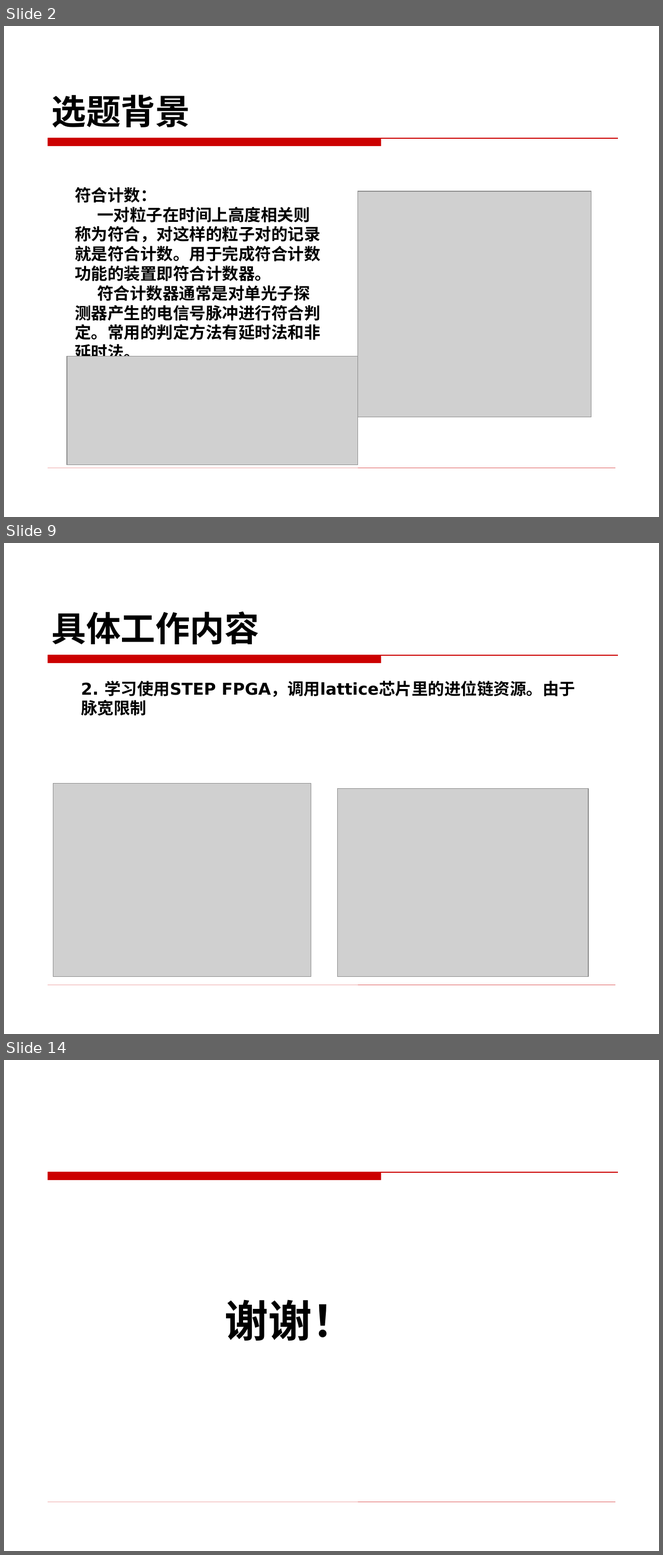
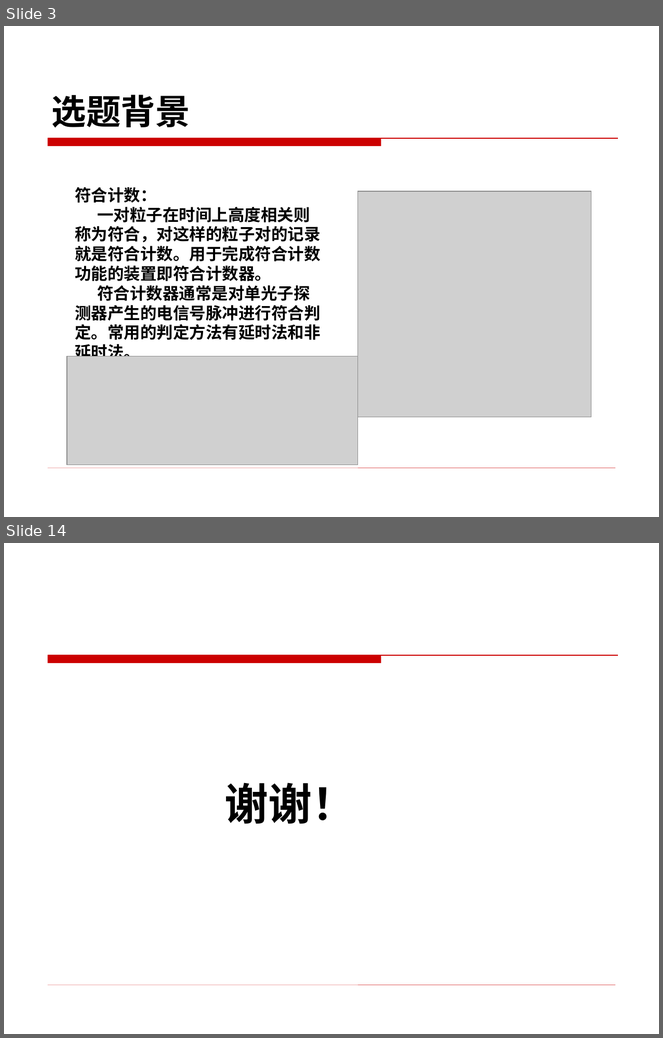
Before and after one commit to BevisGX/git, a slide deck: 开题PPT_宾光祥.ppt. Shown one above the other, each under a label of ours: slides 2, 9 and 14 before the commit, slides 3 and 14 after it; the slides between them are not shown. The pictures are 663x1555 and 663x1038 pixels, drawn with LibreOffice and Linux fonts; fonts in the diff are those of the drawing; grey boxes stand for pictures; background and template pictures are left out. Boxes give left, top, right and bottom in pixels: in the first picture for what was removed or moved away, otherwise in the second. Text is boxed around its words. In the diff, an @@ line names an element or a change of style, - is before the commit and + after.

```diff
--- a/开题PPT_宾光祥.ppt
+++ b/开题PPT_宾光祥.ppt
@@ slide 9 removed at [4, 543, 659, 1034], background picture (left out); not listed: 2 template elements that a slide beside it also shows @@
@@ title removed at [52, 611, 259, 644] @@
-具体工作内容
@@ text removed at [81, 681, 575, 716] @@
-2. 学习使用STEP FPGA，调用lattice芯片里的进位链资源。由于脉宽限制
@@ picture removed at [53, 783, 311, 977] @@
@@ picture removed at [337, 788, 588, 977] @@
@@ what was slide 2 is now slide 3 @@
```
Also in this commit, not shown: 5 slides changed, 7 slides added, 6 other slides removed, 1 other file.
